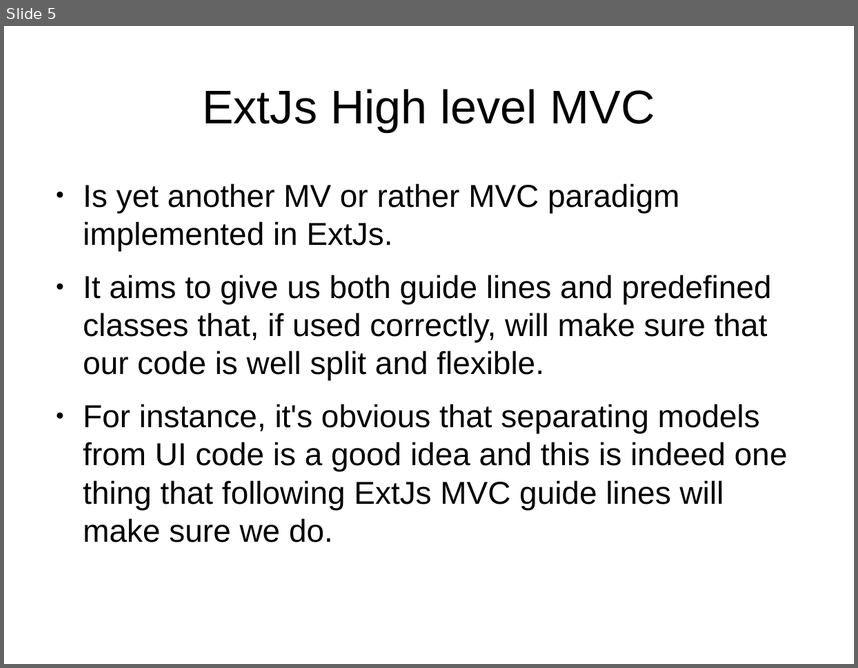
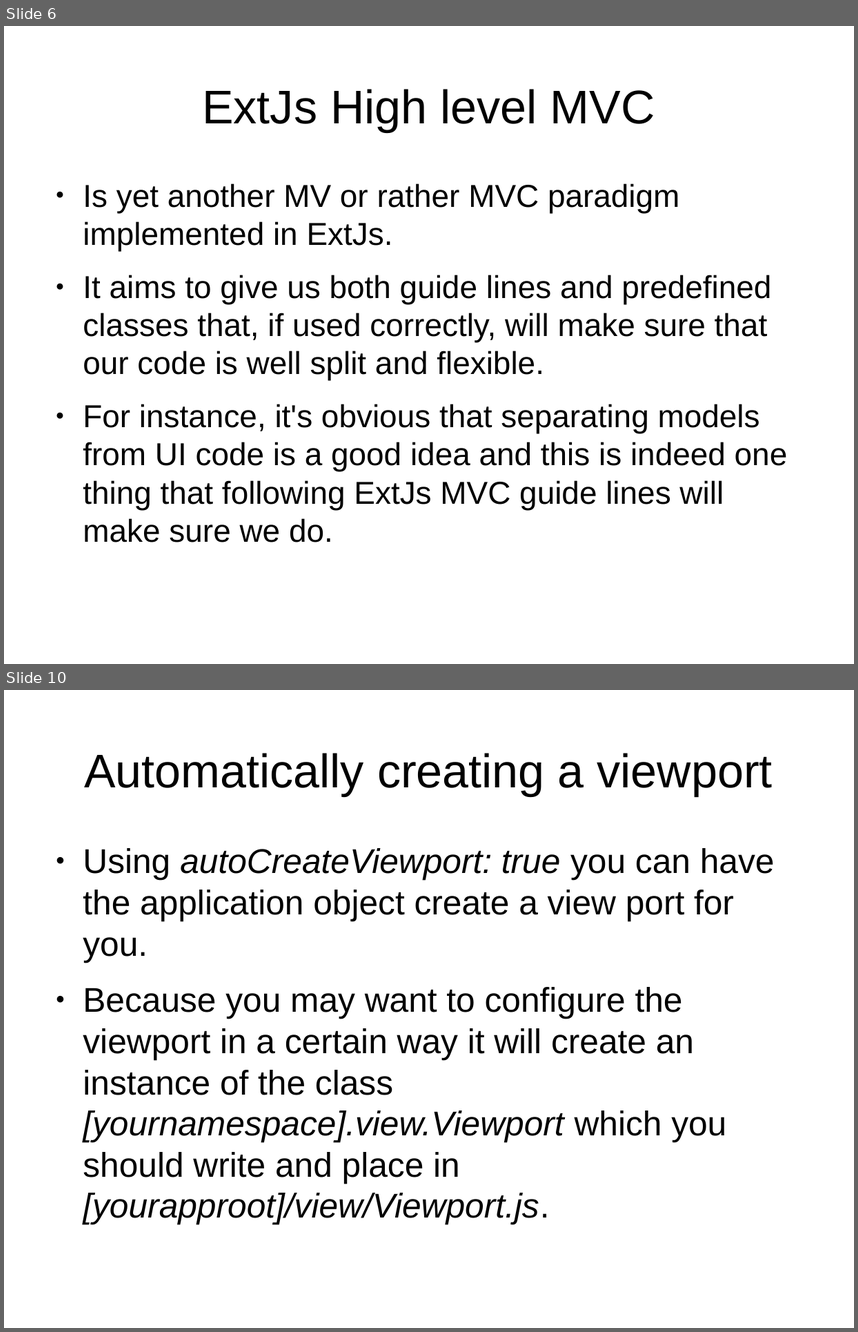
Before and after one commit to veltzer/demos, a slide deck: javascript/extjs/doc/extjs_mvc.odp. Shown one above the other, each under a label of ours: slide 5 before the commit, slides 6 and 10 after it; the slides between them are not shown. The pictures are 858x668 and 858x1332 pixels, drawn with LibreOffice and Linux fonts; fonts in the diff are those of the drawing. Boxes give left, top, right and bottom in pixels: in the first picture for what was removed or moved away, otherwise in the second. Text is boxed around its words. In the diff, an @@ line names an element or a change of style, - is before the commit and + after.

```diff
--- a/javascript/extjs/doc/extjs_mvc.odp
+++ b/javascript/extjs/doc/extjs_mvc.odp
@@ slide 10 added at bbox=[4, 690, 854, 1328], background #FFFFFF @@
@@ title added at bbox=[84, 753, 773, 796], 44 pt, text #000000 @@
+Automatically creating a viewport
@@ text added at bbox=[83, 848, 775, 1224], 32 pt, text #000000 @@
+● Using autoCreateViewport: true you can have the application object create a view port for you.
+● Because you may want to configure the viewport in a certain way it will create an instance of the class [yournamespace].view.Viewport which you should write and place in [yourapproot]/view/Viewport.js.
@@ what was slide 5 is now slide 6 @@
```
Also in this commit, not shown: 1 slide changed, 18 other slides added, 3 other files.
